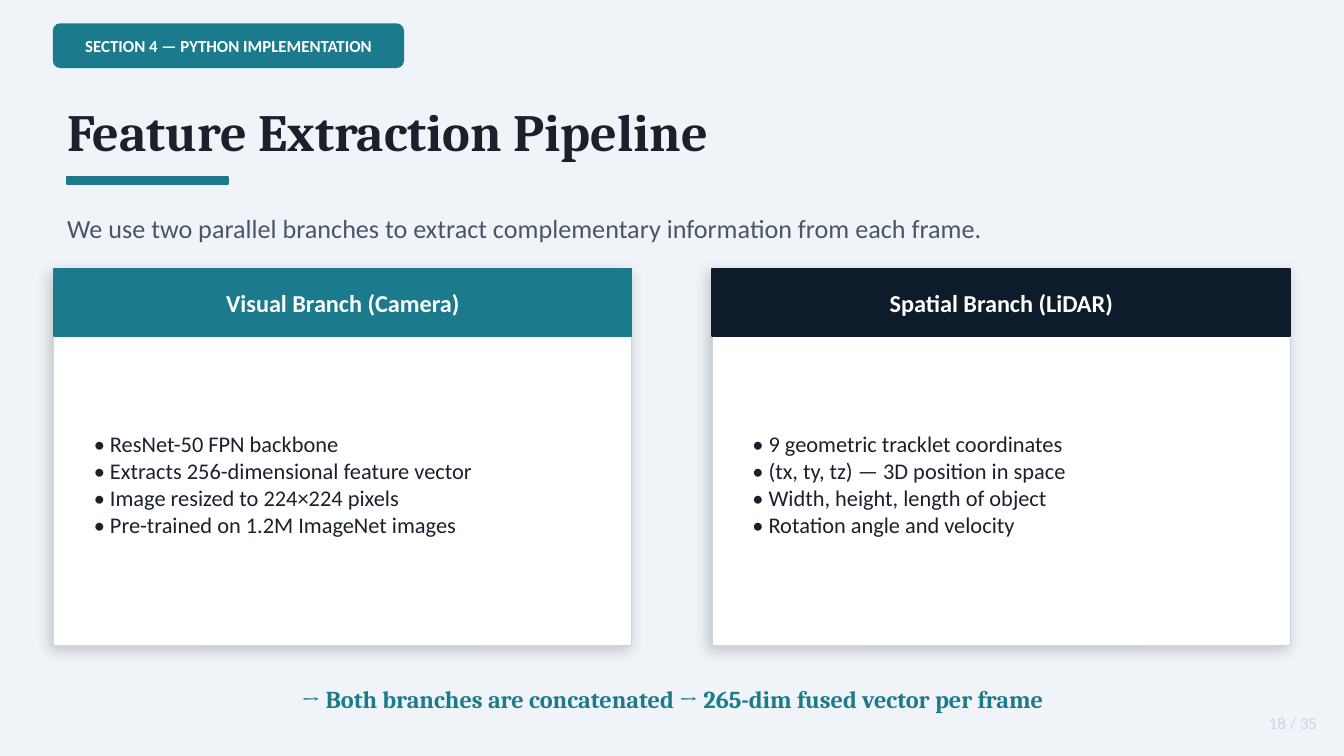
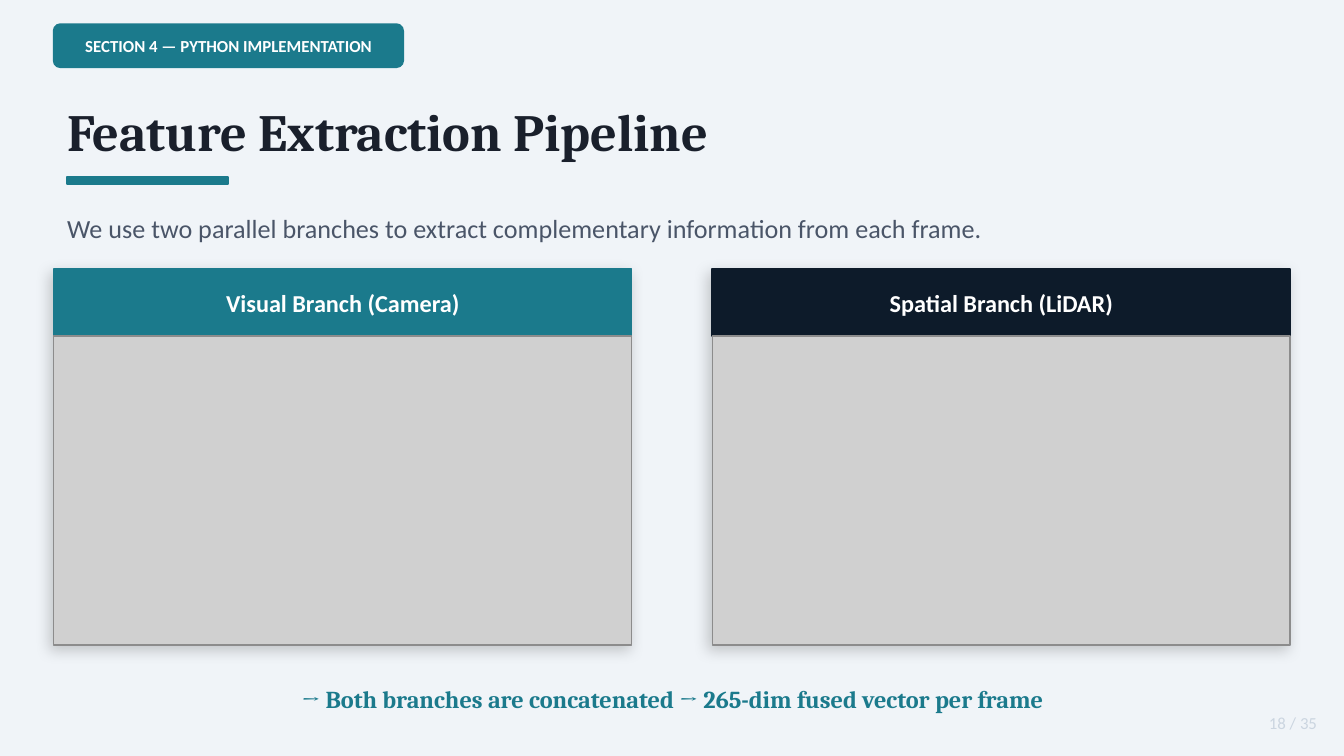
Before and after one commit to KumbiraiShonhiwa/3D-ResNet-With-Temporal-Feature-Stacking-and-LSTM, a slide deck: slide 17 of docs/KITTI_ML_Presentation.pptx (slide 18 before the commit). Drawn at 1344x756 pixels with LibreOffice and Linux fonts; fonts in the diff are those of the drawing; grey boxes stand for pictures. Boxes give left, top, right and bottom in pixels: in the first picture for what was removed or moved away, otherwise in the second. Text is boxed around its words. In the diff, an @@ line names an element or a change of style, - is before the commit and + after.

```diff
--- a/docs/KITTI_ML_Presentation.pptx
+++ b/docs/KITTI_ML_Presentation.pptx
@@ picture added at [54,336,632,645] @@
@@ picture added at [712,336,1290,645] @@
@@ text removed at [110,436,471,537] @@
-• ResNet-50 FPN backbone
-• Extracts 256-dimensional feature vector
-• Image resized to 224×224 pixels
-• Pre-trained on 1.2M ImageNet images
@@ text removed at [769,436,1066,537] @@
-• 9 geometric tracklet coordinates
-• (tx, ty, tz) — 3D position in space
-• Width, height, length of object
-• Rotation angle and velocity
```
Also in this commit, not shown: 8 other slides changed, 4 slides added, 1 slide removed, 5 other files.
